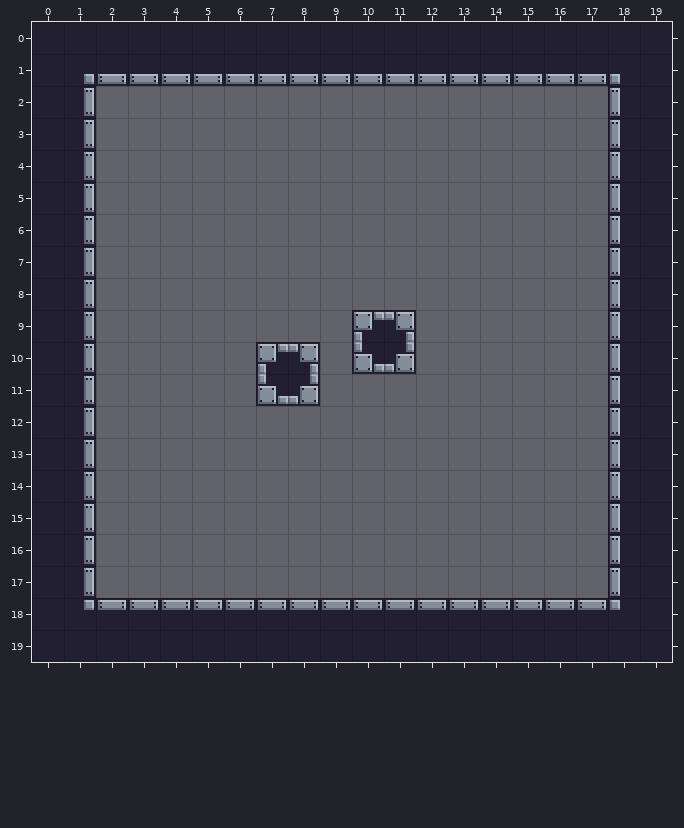
Tiled map: assets/tiled/levels/playground-level.tmx. That is the earlier state.
Cells are 16x16 px. Shown: x 0..19, y 0..19.
After:
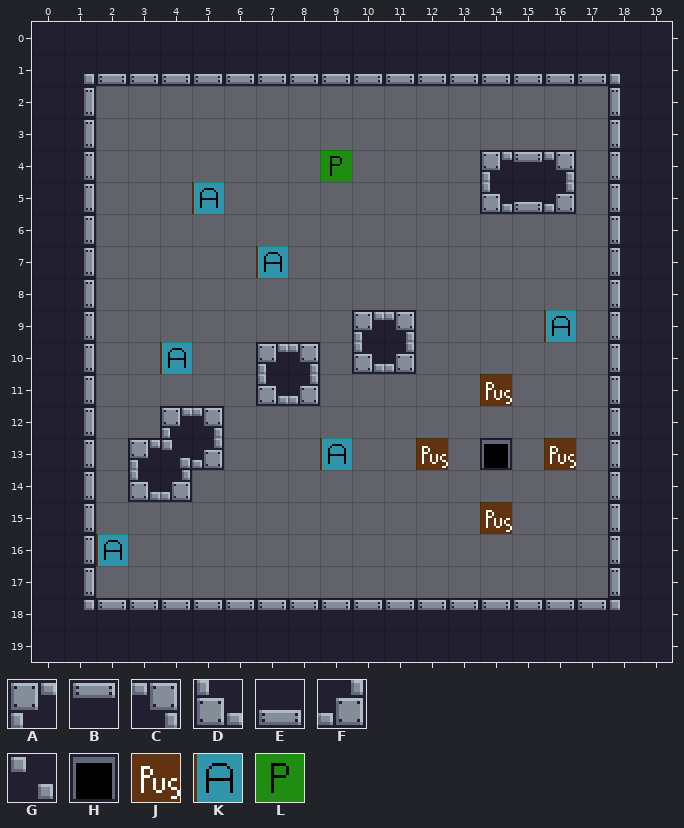
Key: from "default": A 0 "solid", B 1 "solid", C 2 "solid", D 32 "solid", E 33 "solid", F 34 "solid", G 36 "solid", H 37, J 253, K 254, L 255.
_ is an empty cell.
Objects are placed by their top-left corner, in cells (3,4 is the top-left corner of cell 3,4); size is 1x1 cell unless given.
Diff:
Changed rows in their new state; . is an unchanged cell.
Layer "Tile Layer 1":
first column x 14:
 4 ABC
 5 DEF
first column x 3:
12 .AC.........
13 AGF........H
14 DF..........
Layer "Object Layer 1":
added: L "Controllable" at 9,4
added: K "Attachable" at 5,5
added: K "Attachable" at 7,7
added: K "Attachable" at 16,9
added: K "Attachable" at 4,10
added: J "Pushable" at 14,11
added: K "Attachable" at 9,13
added: J "Pushable" at 12,13
added: J "Pushable" at 16,13
added: J "Pushable" at 14,15
added: K "Attachable" at 2,16
